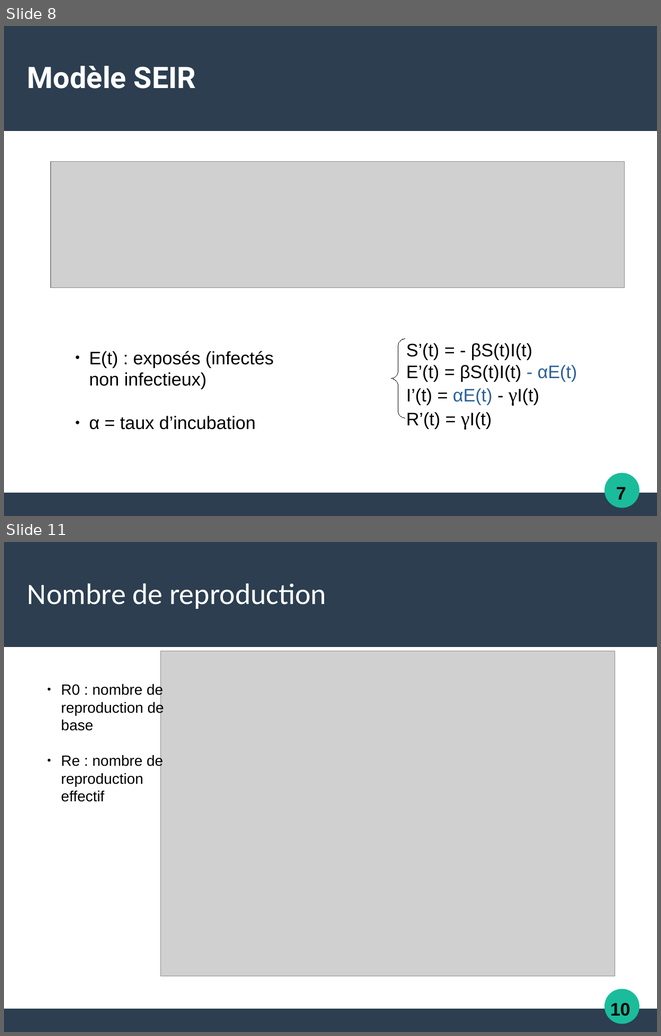
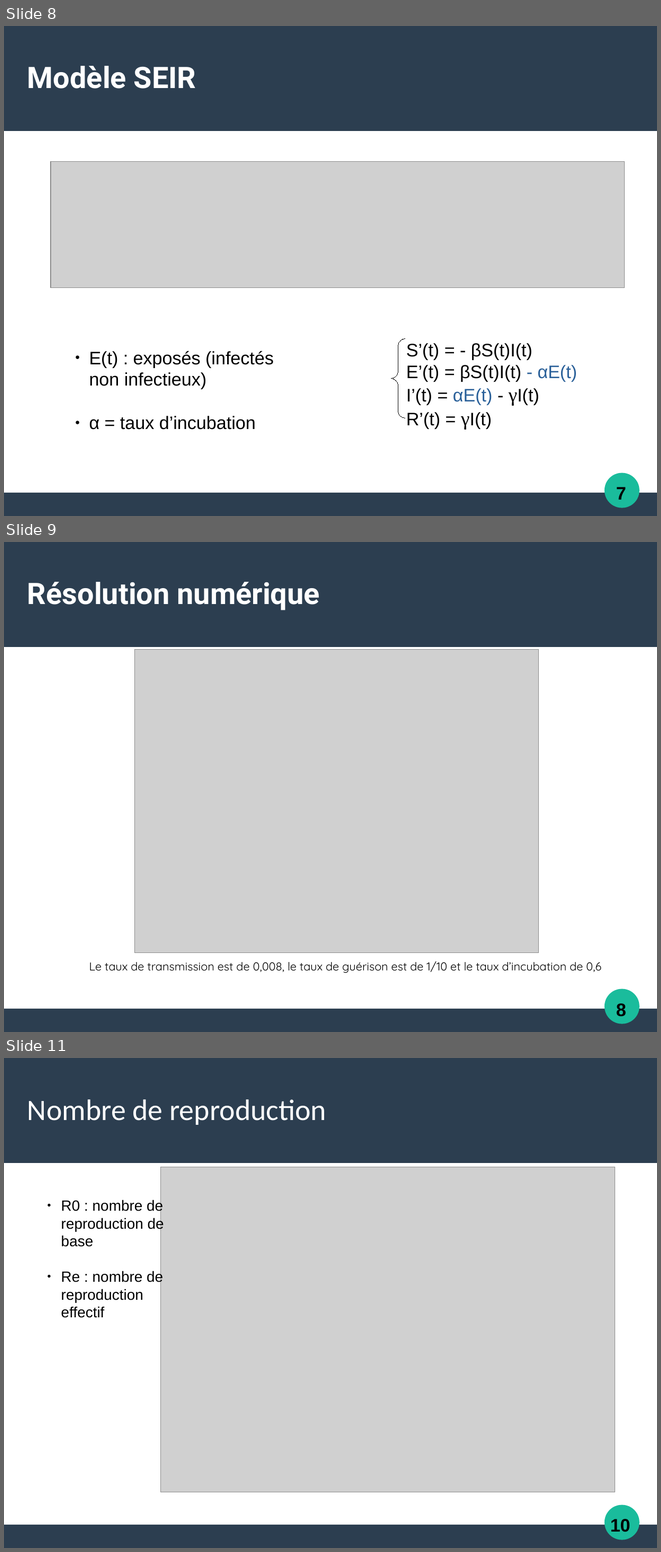
Before and after one commit to Alexia57/TIPE-2021-MP, a slide deck: Tipe_presentation.odp. Shown one above the other, each under a label of ours: slides 8 and 11 before the commit, slides 8, 9 and 11 after it; the slides between them are not shown. The pictures are 661x1036 and 661x1552 pixels, drawn with LibreOffice and Linux fonts; fonts in the diff are those of the drawing; grey boxes stand for pictures. Boxes give left, top, right and bottom in pixels: in the first picture for what was removed or moved away, otherwise in the second. Text is boxed around its words. In the diff, an @@ line names an element or a change of style, - is before the commit and + after.

```diff
--- a/Tipe_presentation.odp
+++ b/Tipe_presentation.odp
@@ slide 9 added at (4, 542, 657, 1032), background #FFFFFF; not listed: 3 template elements that a slide beside it also shows @@
@@ title added at (27, 582, 320, 610), 36 pt, text #FFFFFF, bold @@
+Résolution numérique
@@ picture added at (134, 649, 538, 953) @@
@@ text added at (89, 961, 601, 973), 14 pt, text #000000 @@
+Le taux de transmission est de 0,008, le taux de guérison est de 1/10 et le taux d’incubation de 0,6
@@ text added at (616, 1003, 626, 1016), 22 pt, text #000000, bold @@
+8
```
Also in this commit, not shown: 8 slides changed, 1 other slide added, 6 slides removed, 11 other files.
